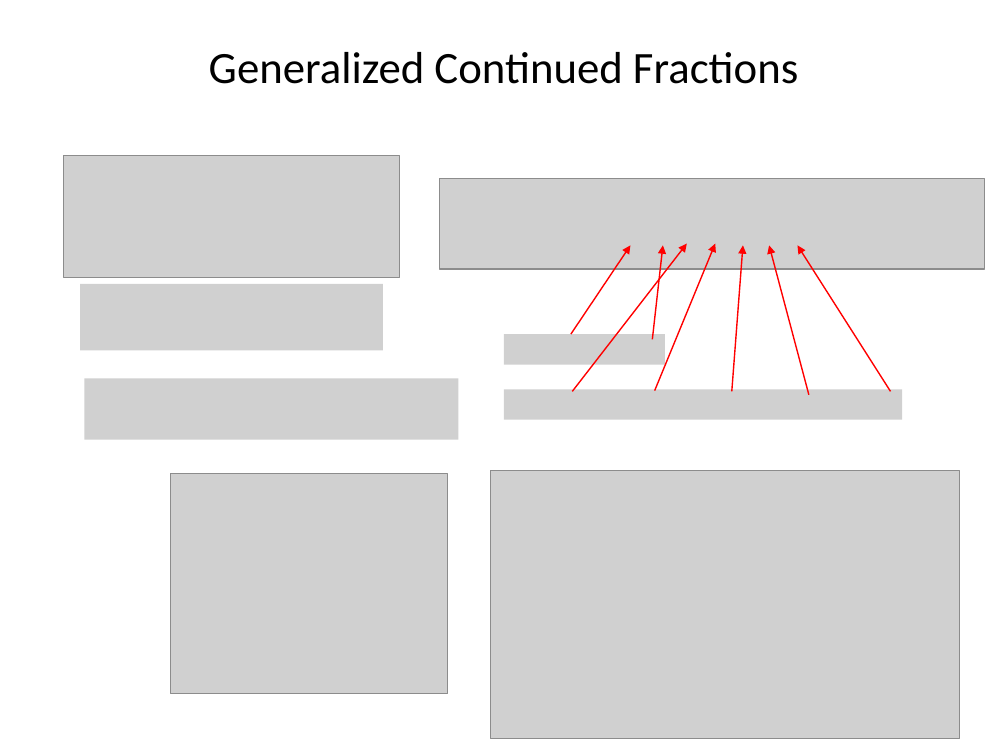
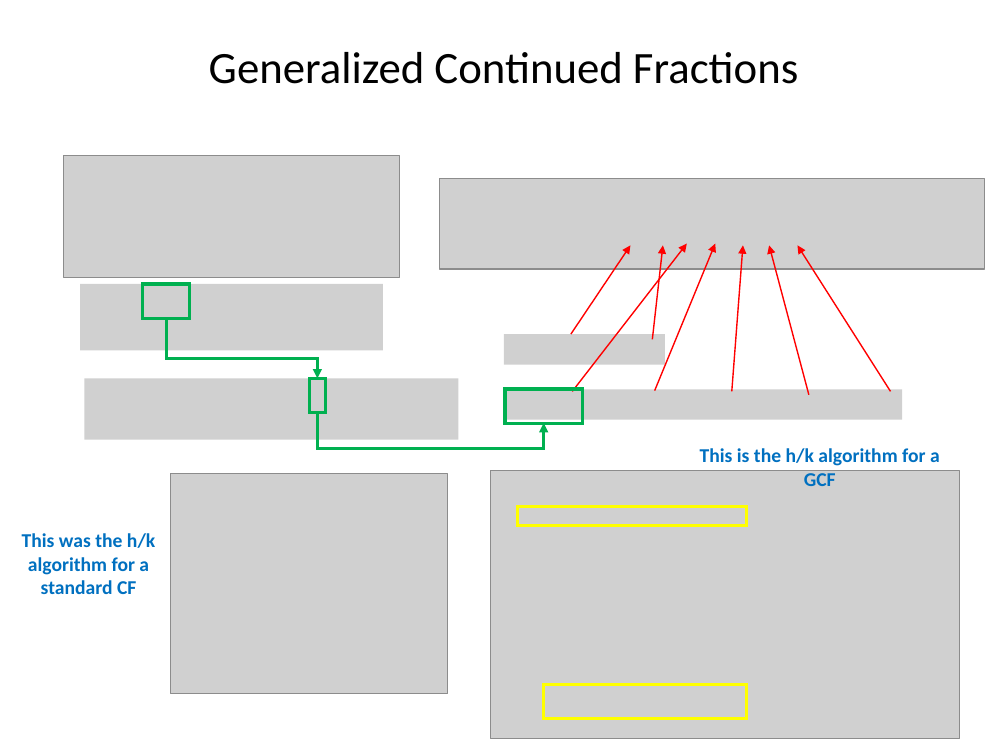
Before and after one commit to dbiersach/scicomp101, a slide deck: slide 29 of Session 19 - Continued Fractions/Session 19 - Continued Fractions.pptx. Drawn at 1008x756 pixels with LibreOffice and Linux fonts; fonts in the diff are those of the drawing; grey boxes stand for pictures. Boxes give left, top, right and bottom in pixels: in the first picture for what was removed or moved away, otherwise in the second. Text is boxed around its words. In the diff, an @@ line names an element or a change of style, - is before the commit and + after.

```diff
--- a/Session 19 - Continued Fractions/Session 19 - Continued Fractions.pptx
+++ b/Session 19 - Continued Fractions/Session 19 - Continued Fractions.pptx
@@ rectangle added at [143, 284, 191, 319], outline #00B050 2.25 pt @@
@@ elbow arrow added from (166, 319) to (318, 378), #00B050 2.25 pt @@
@@ rectangle added at [309, 378, 326, 412], outline #00B050 2.25 pt @@
@@ rectangle added at [505, 389, 583, 423], outline #00B050 2.25 pt @@
@@ elbow arrow added from (318, 412) to (543, 423), #00B050 2.25 pt @@
@@ text added at [700, 448, 940, 486], 14 pt, text #0070C0, bold @@
+This is the h/k algorithm for a GCF
@@ rectangle added at [517, 507, 746, 525], outline #FFFF00 2.25 pt @@
@@ text added at [22, 533, 155, 594], 14 pt, text #0070C0, bold @@
+This was the h/k algorithm for a standard CF
@@ rectangle added at [543, 684, 747, 719], outline #FFFF00 2.25 pt @@
```
Also in this commit, not shown: 3 other slides changed.
